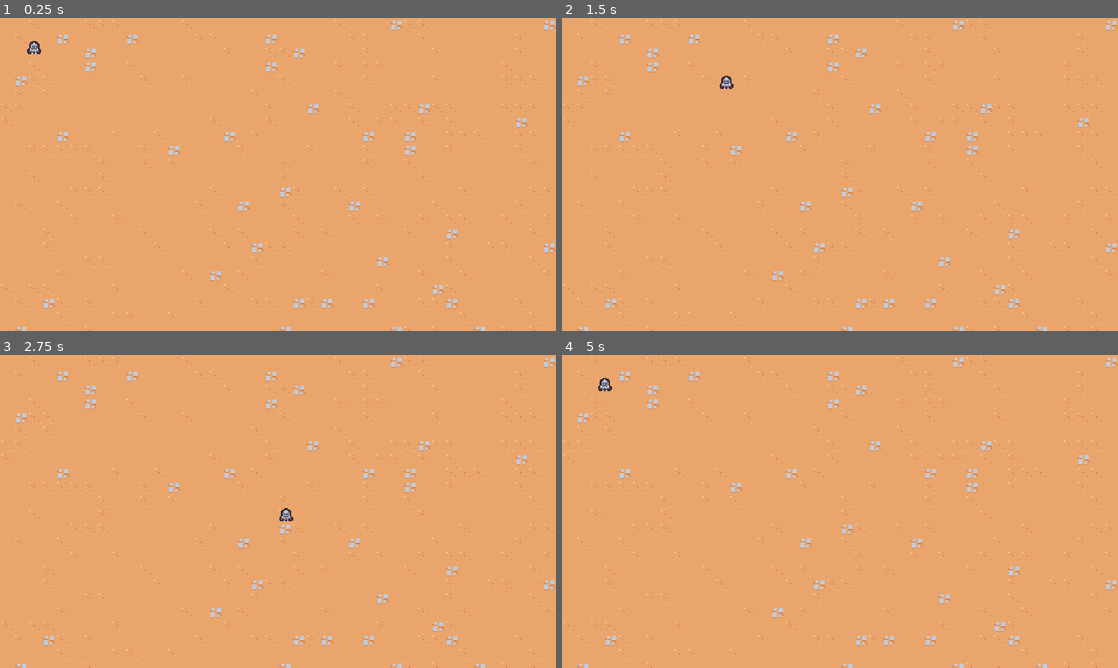
Above: before the commit, frames 1-4 (two rows, left to right).
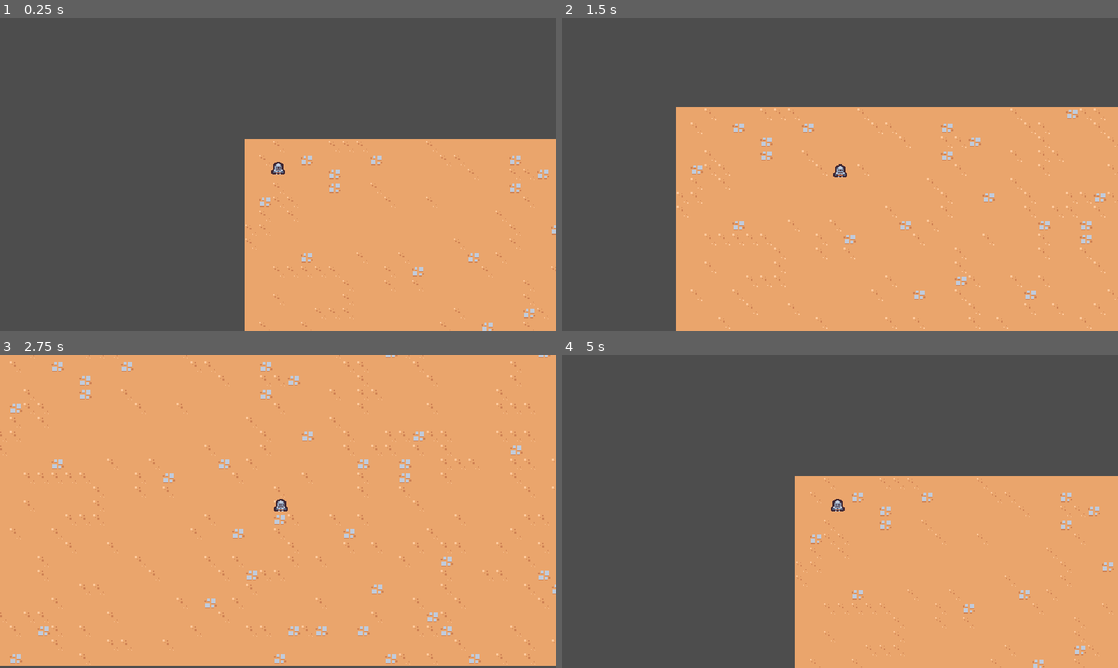
Above: after the commit, the same moments.

Repository: afarber/2DSurvivorsCourse
Game: Godot game, scene res://scenes/main/main.tscn
Same seed, same stepped clock (60 frames per second), same inputs: the game is played once before the commit and once after it.
Inputs:
- Up to frame 1 (0.25 s): no input
- Up to frame 2 (1.5 s): tap Enter at 0.5 s; hold D (move_right) 0.53-1.28 s; hold S (move_down) from 1.28 s (still down)
- Up to frame 3 (2.75 s): release S (move_down) at 2.03 s; hold D (move_right) from 2.03 s (still down)
- Up to frame 4 (5 s): release D (move_right) at 2.78 s; hold W (move_up) 2.78-3.53 s; hold A (move_left) from 3.53 s (still down)

The runs differ from the first frame. In frame 1, 67% of the frame differs, in the area x 0-100%, y 0-100%; in frame 2, 46%; in frame 3, 5.4%; in frame 4, 66%.

Commit message:
Add game camera

Diff:
--- /dev/null
+++ b/scenes/game_camera/game_camera.gd
@@ -0,0 +1,12 @@
+extends Camera2D
+
+# Called when the node enters the scene tree for the first time.
+func _ready():
+	make_current()
+
+# Called every frame. 'delta' is the elapsed time since the previous frame.
+func _process(delta):
+	var player_nodes = get_tree().get_nodes_in_group("player")
+	if player_nodes.size() > 0:
+		var player = player_nodes[0] as Node2D
+		global_position = player.global_position
--- /dev/null
+++ b/scenes/game_camera/game_camera.tscn
@@ -0,0 +1,6 @@
+[gd_scene load_steps=2 format=3 uid="uid://b36xokemfj8hx"]
+
+[ext_resource type="Script" path="res://scenes/game_camera/game_camera.gd" id="1_1n3cv"]
+
+[node name="GameCamera" type="Camera2D"]
+script = ExtResource("1_1n3cv")
--- a/scenes/main/main.tscn
+++ b/scenes/main/main.tscn
@@ -1,9 +1,12 @@
-[gd_scene load_steps=3 format=3 uid="uid://bgwvbs1b7wdl7"]
+[gd_scene load_steps=4 format=3 uid="uid://bgwvbs1b7wdl7"]
 
 [ext_resource type="PackedScene" uid="uid://dmyld1mxq52xc" path="res://scenes/player/player.tscn" id="1_4smb3"]
 [ext_resource type="TileSet" uid="uid://dtj0uxtkb1orx" path="res://resources/tileset.tres" id="1_ehdd8"]
+[ext_resource type="PackedScene" uid="uid://b36xokemfj8hx" path="res://scenes/game_camera/game_camera.tscn" id="1_h8e4w"]
 
 [node name="Main" type="Node"]
+
+[node name="GameCamera" parent="." instance=ExtResource("1_h8e4w")]
 
 [node name="TileMap" type="TileMap" parent="."]
 tile_set = ExtResource("1_ehdd8")
--- a/scenes/player/player.tscn
+++ b/scenes/player/player.tscn
@@ -6,7 +6,7 @@
 [sub_resource type="CircleShape2D" id="CircleShape2D_hu6ep"]
 radius = 5.0
 
-[node name="Player" type="CharacterBody2D"]
+[node name="Player" type="CharacterBody2D" groups=["player"]]
 script = ExtResource("1_fg0cj")
 
 [node name="Sprite2D" type="Sprite2D" parent="."]
